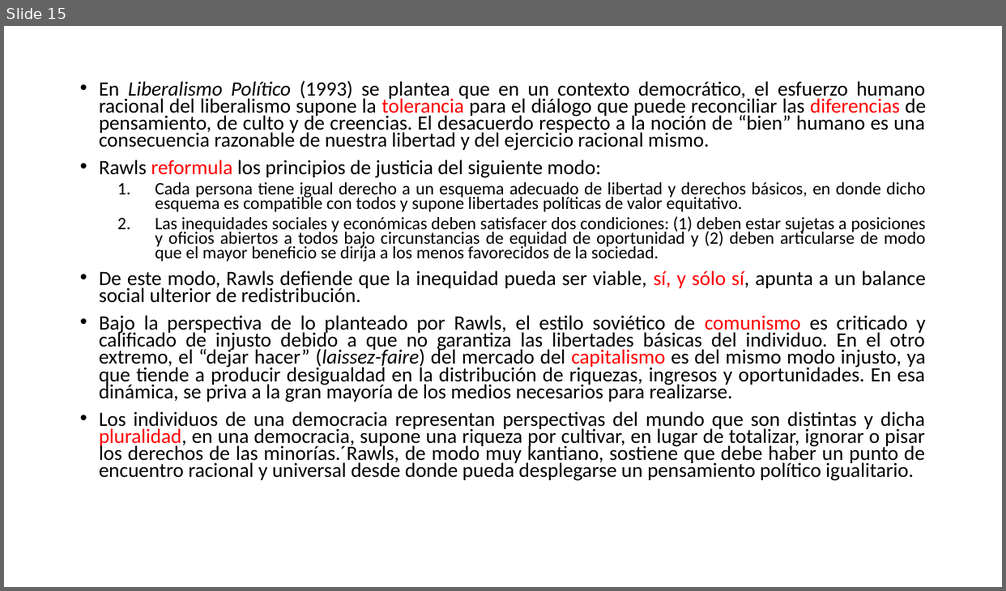
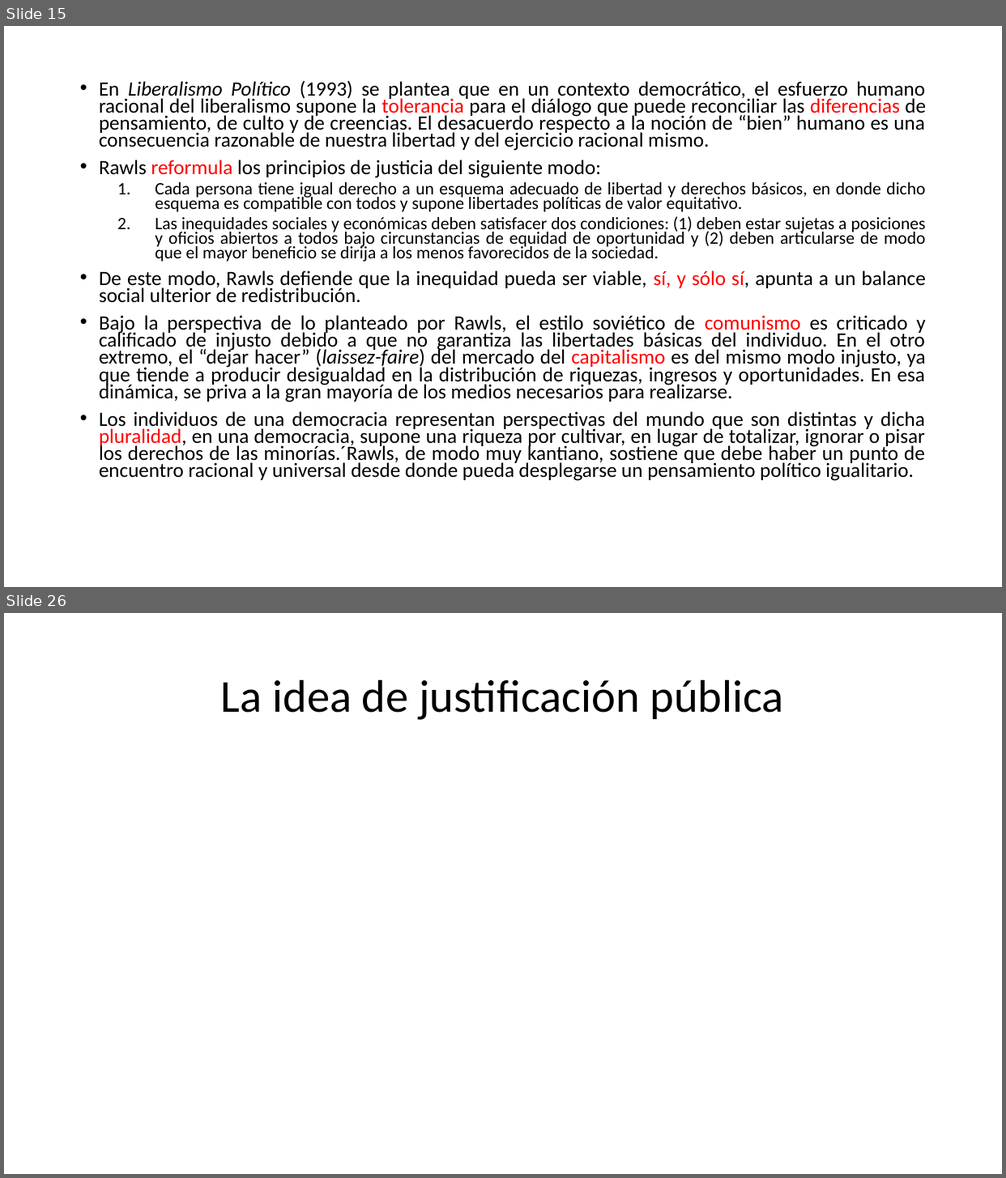
Before and after one commit to zaboltar/zaboltar.github.io, a slide deck: assets uarm/2019 sol-penscri-justfilpol/John Rawls - Justice as Fairness.pptx. Shown one above the other, each under a label of ours: slide 15 before the commit, slides 15 and 26 after it; the slides between them are not shown. The pictures are 1006x591 and 1006x1178 pixels, drawn with LibreOffice and Linux fonts; fonts in the diff are those of the drawing. Boxes give left, top, right and bottom in pixels: in the first picture for what was removed or moved away, otherwise in the second. Text is boxed around its words. In the diff, an @@ line names an element or a change of style, - is before the commit and + after.

```diff
--- a/assets uarm/2019 sol-penscri-justfilpol/John Rawls - Justice as Fairness.pptx
+++ b/assets uarm/2019 sol-penscri-justfilpol/John Rawls - Justice as Fairness.pptx
@@ slide 26 added at bbox=[4, 613, 1002, 1174], background #FFFFFF @@
@@ title added at bbox=[221, 679, 784, 720], 44 pt, text #000000 @@
+La idea de justificación pública
```
Also in this commit, not shown: 1 slide changed, 11 other slides added.
